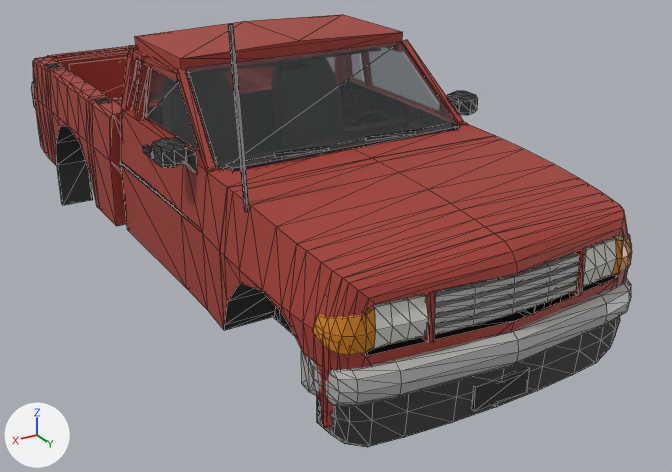
The glTF model assets/models/ranger.glb as it was, and as the next commit left it.
Rendered twice from a 50 mm camera at (2.4, 4.47, 2.63) aimed at (-0.22, 0.12, 0.45). Lighting does not change. The marker at lower left points along +X, +Y and +Z. The picture after the commit comes second. Mesh edges are drawn as thin lines. Where no turn or scale is listed for an object, it has been applied to the vertices. Vertices at exactly the same position are counted once.

In view in the first picture: 'Ranger', 'RangerGlassPanes'.
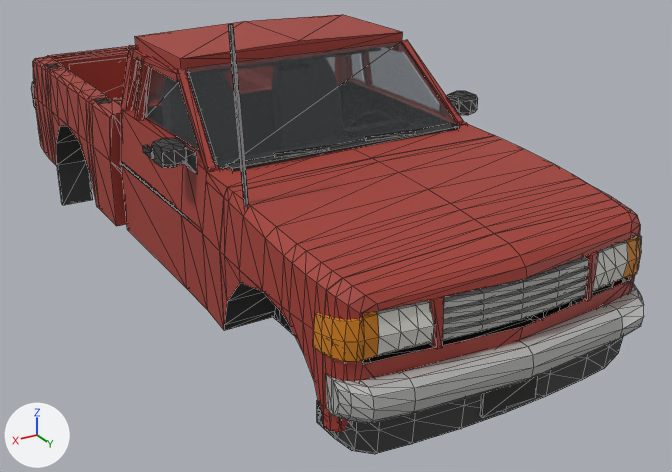
Boxes (x1, y1, x2, y2) around the edits, measured in the pictures (672 x 472 px; the box of a moved part takes in the faces that stretch with it):
'Ranger', reshaped: before (31, 14, 632, 447); after (31, 14, 644, 454)
part 1 of me_ranger, moved or reshaped: before (472, 368, 530, 411); after (480, 376, 538, 418)
part 2 of me_ranger, moved or reshaped: before (434, 283, 577, 335); after (443, 288, 586, 341)
part 3 of me_ranger, moved or reshaped: before (434, 273, 578, 325); after (443, 278, 587, 331)
part 4 of me_ranger, moved or reshaped: before (435, 263, 579, 315); after (443, 268, 588, 320)
part 5 of me_ranger, moved or reshaped: before (434, 252, 579, 304); after (443, 257, 589, 309)
part 6 of me_ranger, rebuilt: before (312, 294, 429, 355); after (313, 300, 434, 362)
part 7 of me_ranger, rebuilt: before (582, 234, 632, 287); after (592, 235, 642, 291)
part 8 of me_ranger, moved or reshaped: before (301, 205, 631, 447); after (203, 173, 644, 454)

Diff of the bpy script that builds the scene:
```diff
--- a/assets/models/ranger.glb.py
+++ b/assets/models/ranger.glb.py
@@ me_ranger @@
 # used by ob_ranger; location = (0.0, 0.0, 0.0)
-me_ranger.from_pydata(...)  # 1941 vertices, 3526 faces; spans x -0.94..0.94, y -2.65..1.96, z 0.11..1.93
+me_ranger.from_pydata(...)  # 1971 vertices, 3586 faces; spans x -0.94..0.94, y -2.65..2.05, z 0.11..1.93
+# me_ranger part 1: the loose piece of 8 vertices spanning x -0.15..0.15, y 1.86..1.88, z 0.36..0.48 is moved by (0.0, 0.06, 0.0)
+# me_ranger part 2: the loose piece of 20 vertices spanning x -0.39..0.39, y 1.83..1.9, z 0.79..0.83 is moved by (0.0, 0.06, 0.0)
+# me_ranger part 3: the loose piece of 20 vertices spanning x -0.39..0.39, y 1.84..1.9, z 0.84..0.88 is moved by (0.0, 0.06, 0.0)
+# me_ranger part 4: the loose piece of 20 vertices spanning x -0.39..0.39, y 1.84..1.9, z 0.89..0.92 is moved by (0.0, 0.05, 0.0)
+# me_ranger part 5: the loose piece of 20 vertices spanning x -0.39..0.39, y 1.83..1.9, z 0.93..0.97 is moved by (0.0, 0.05, 0.0)
+# me_ranger part 6: the loose piece of 50 vertices spanning x 0.41..0.84, y 1.69..1.88, z 0.78..0.98 is rebuilt with 50 vertices and now spans x 0.41..0.84, y 1.69..1.93, z 0.78..0.98
+# me_ranger part 7: the loose piece of 50 vertices spanning x -0.84..-0.41, y 1.69..1.88, z 0.78..0.98 is rebuilt with 50 vertices and now spans x -0.84..-0.41, y 1.69..1.93, z 0.78..0.98
+# me_ranger part 8: 104 vertices moved from x -0.83..0.83, y 1.7..1.92, z 0.3..1.1 to x -0.83..0.83, y 1.7..1.97, z 0.3..1.1; 77 vertices removed from x -0.84..0.84, y 1.6..1.96, z 0.46..1.08; 107 vertices added at x -0.83..0.83, y 0.58..2.05, z 0.46..1.12
+# other edits to the shape of me_ranger do not show in these pictures
 me_ranger.materials.append(mat_rangerinterior)
```
